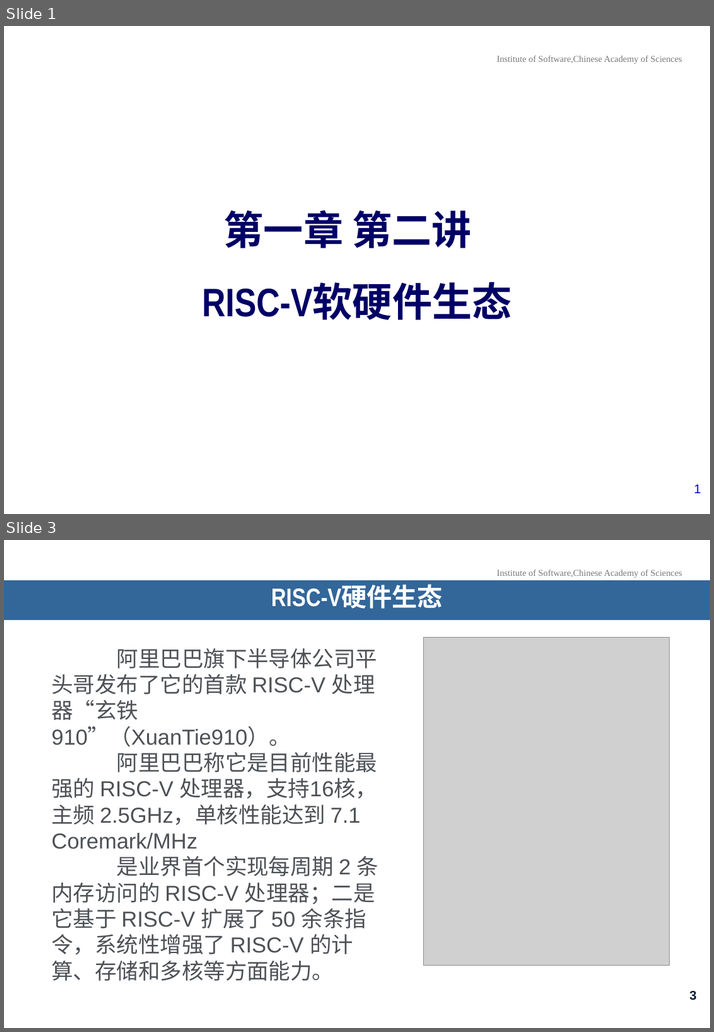
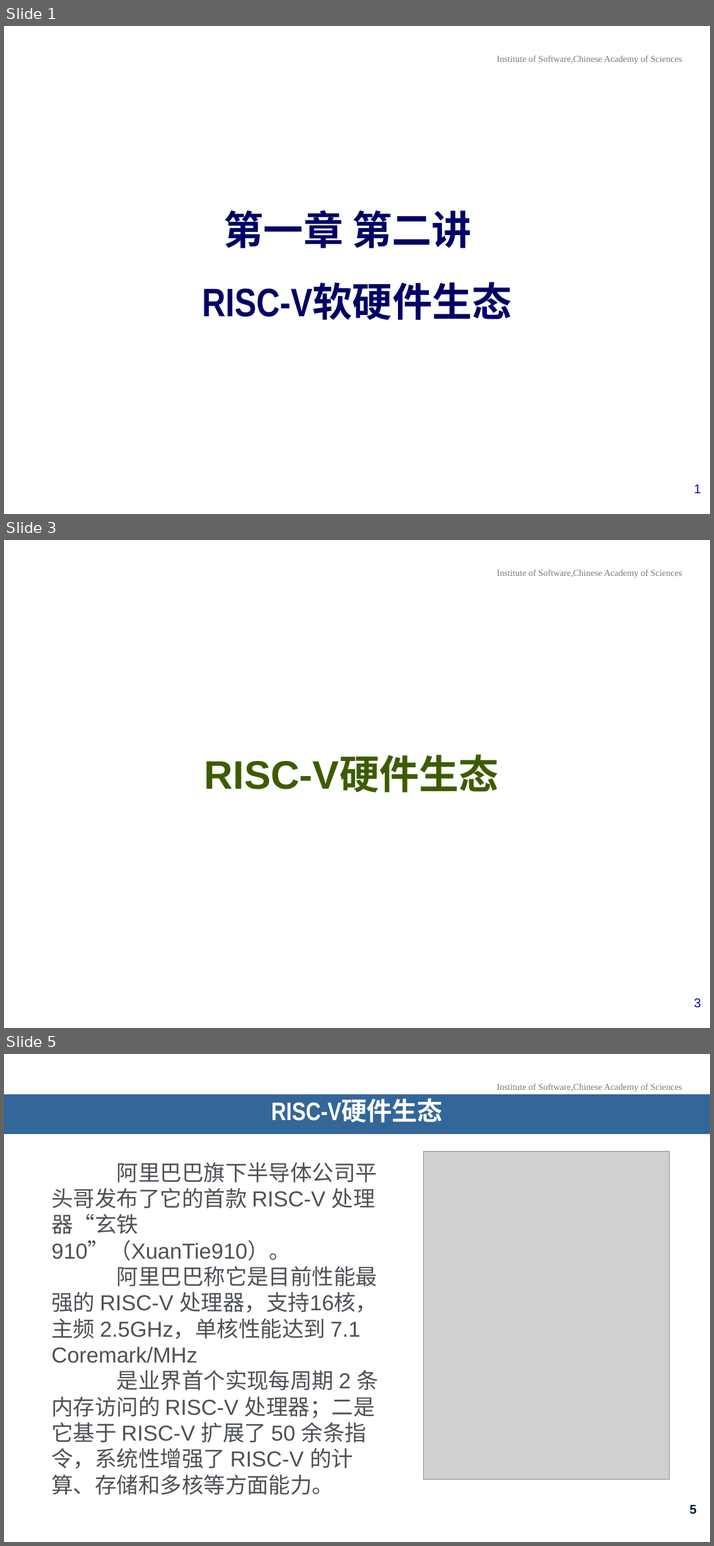
Before and after one commit to KiritakeKumi/OpenEuler-Application-For-RISC-V-Programming, a slide deck: Files/Chapter1/Class2/第一章_第二讲_RISC-V软硬件生态.pptx. Shown one above the other, each under a label of ours: slides 1 and 3 before the commit, slides 1, 3 and 5 after it; the slides between them are not shown. The pictures are 714x1032 and 714x1546 pixels, drawn with LibreOffice and Linux fonts; fonts in the diff are those of the drawing; grey boxes stand for pictures; background and template pictures are left out. Boxes give left, top, right and bottom in pixels: in the first picture for what was removed or moved away, otherwise in the second. Text is boxed around its words. In the diff, an @@ line names an element or a change of style, - is before the commit and + after.

```diff
--- a/Files/Chapter1/Class2/第一章_第二讲_RISC-V软硬件生态.pptx
+++ b/Files/Chapter1/Class2/第一章_第二讲_RISC-V软硬件生态.pptx
@@ slide 3 added at [4,540,710,1028], background picture (left out); not listed: 1 template element that a slide beside it also shows @@
@@ text added at [204,757,499,793], 44 pt, text #3D5C00, bold @@
+RISC-V硬件生态
@@ page number added at [694,999,701,1008], 14 pt, text #0000CC @@
+3
@@ what was slide 3 is now slide 5 @@
@@ page number at [689,1505,696,1514]: text changed @@
-3
+5
```
Also in this commit, not shown: 1 slide changed, 8 other slides added.
